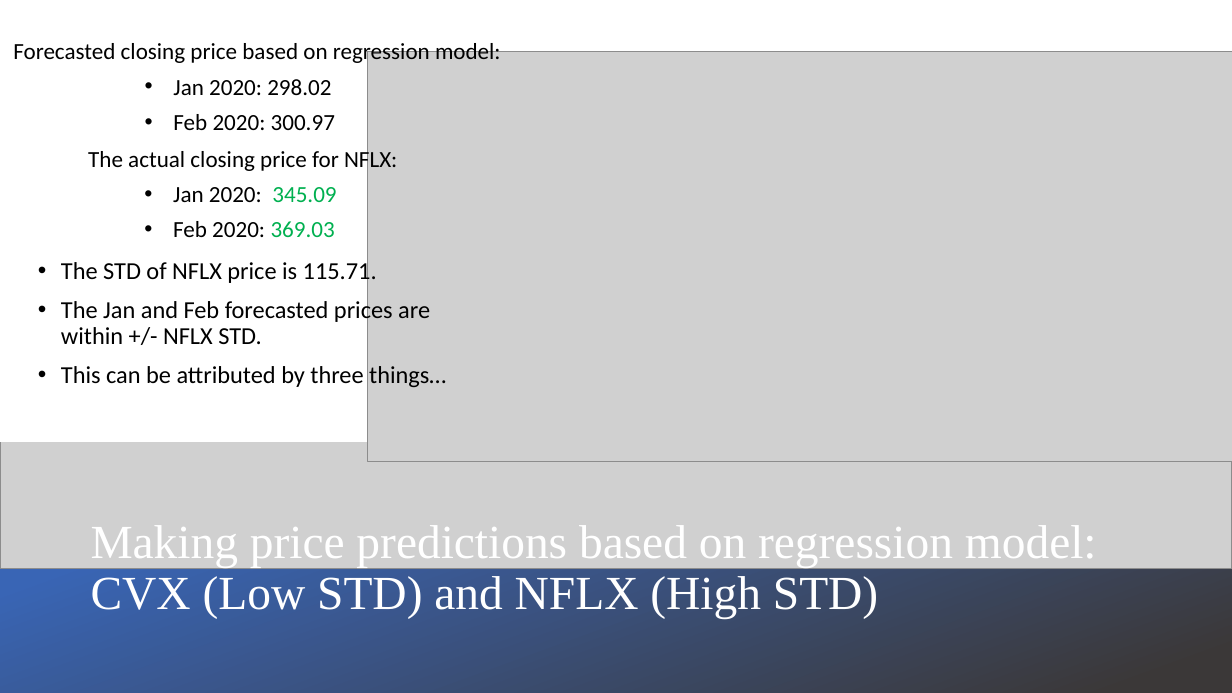
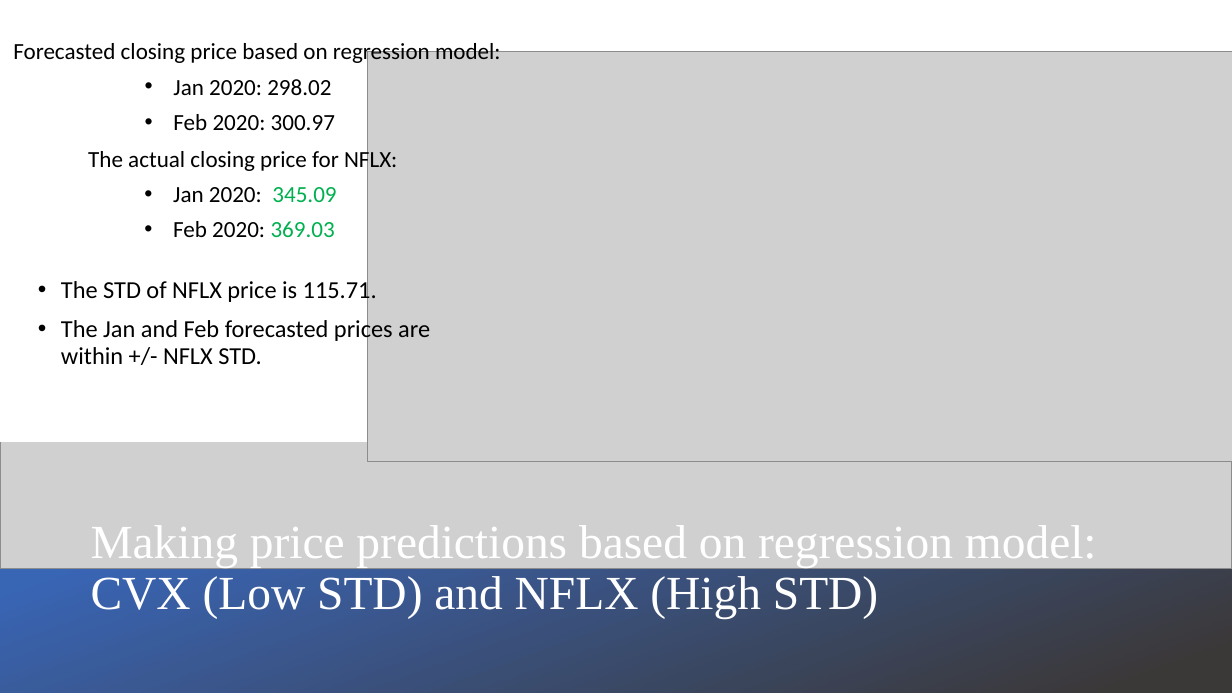
Before and after one commit to claybeaver/Group9_Project1, a slide deck: slide 12 of Final_Presentation.pptx. Drawn at 1232x693 pixels with LibreOffice and Linux fonts; fonts in the diff are those of the drawing; grey boxes stand for pictures. Boxes give left, top, right and bottom in pixels: in the first picture for what was removed or moved away, otherwise in the second. Text is boxed around its words. In the diff, an @@ line names an element or a change of style, - is before the commit and + after.

```diff
--- a/Final_Presentation.pptx
+++ b/Final_Presentation.pptx
@@ text at <box>61,366,446,387</box>: paragraph removed @@
-• This can be attributed by three things…
```
Also in this commit, not shown: 1 slide added.
